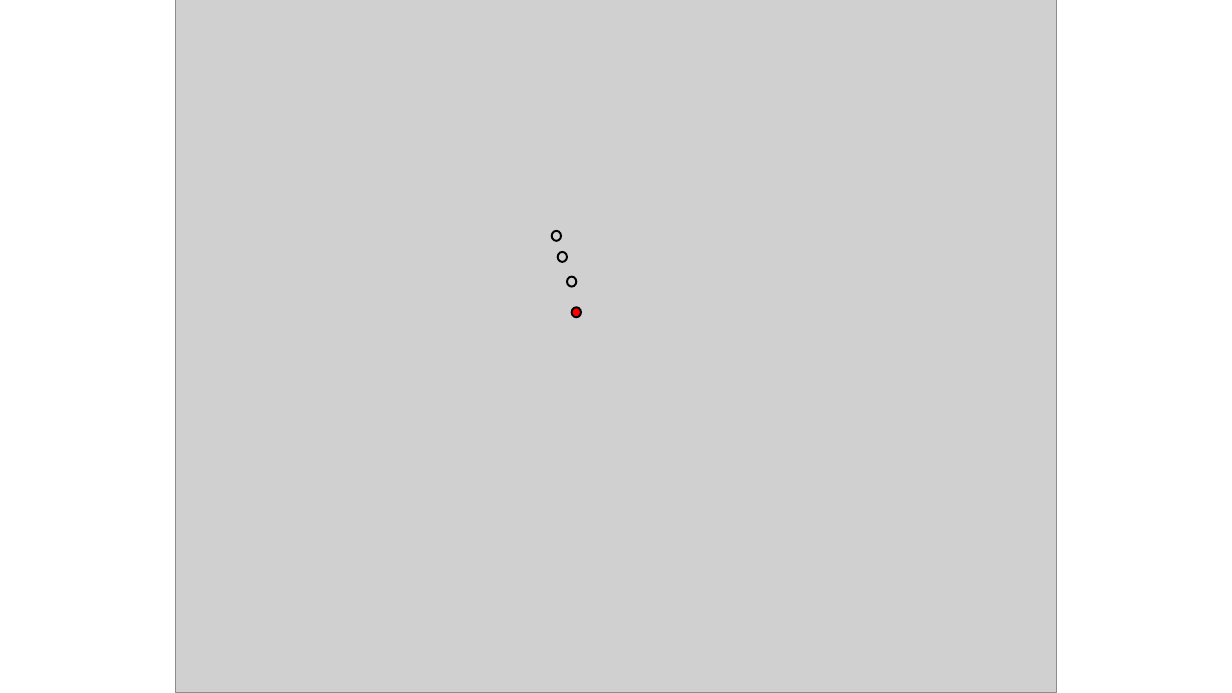
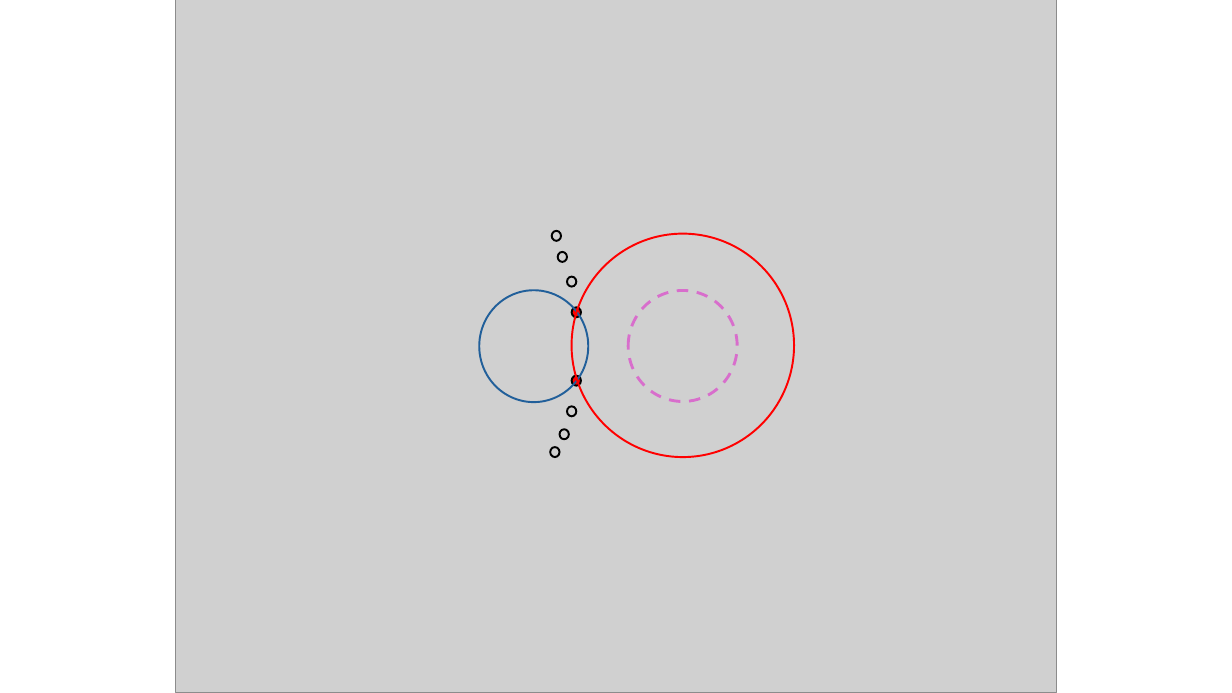
Before and after one commit to tranmidsummer/Teaching, a slide deck: slide 16 of Coniques/2_slides_coniques.pptx (slide 13 before the commit). Drawn at 1232x693 pixels with LibreOffice and Linux fonts; fonts in the diff are those of the drawing; grey boxes stand for pictures. Boxes give left, top, right and bottom in pixels: in the first picture for what was removed or moved away, otherwise in the second. Text is boxed around its words. In the diff, an @@ line names an element or a change of style, - is before the commit and + after.

```diff
--- a/Coniques/2_slides_coniques.pptx
+++ b/Coniques/2_slides_coniques.pptx
@@ ellipse added at (x1=572, y1=234, x2=795, y2=457), outline #FF0000 1.5 pt @@
@@ ellipse added at (x1=480, y1=290, x2=589, y2=402), outline #215F9A 1.5 pt @@
@@ ellipse added at (x1=628, y1=290, x2=738, y2=401), outline #D86ECC 2.25 pt dashed @@
@@ ellipse added at (x1=572, y1=376, x2=581, y2=386), fill #FF0000, outline #000000 1.5 pt @@
@@ ellipse added at (x1=567, y1=407, x2=577, y2=417), fill #D1D1D1, outline #000000 1.5 pt @@
@@ ellipse added at (x1=551, y1=447, x2=560, y2=457), fill #D1D1D1, outline #000000 1.5 pt @@
@@ ellipse added at (x1=560, y1=430, x2=569, y2=440), fill #D1D1D1, outline #000000 1.5 pt @@
```
Also in this commit, not shown: 6 other slides changed, 9 slides added, 1 slide removed, 4 other files.
